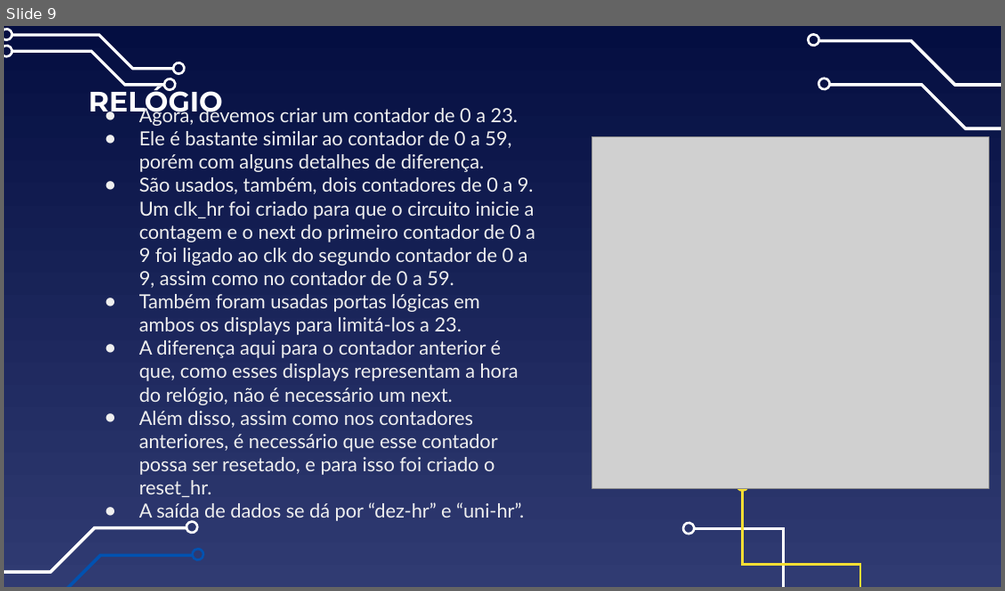
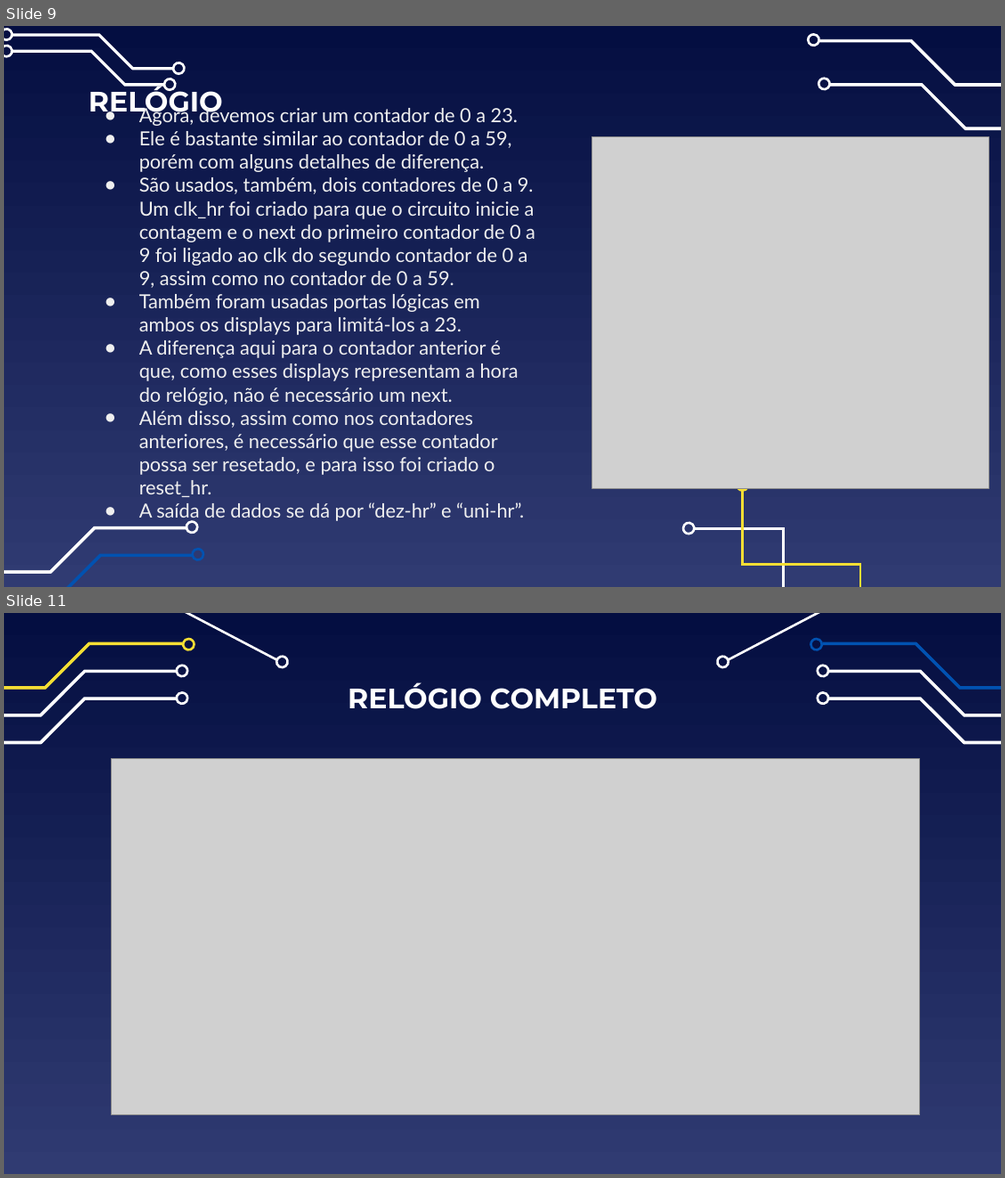
Before and after one commit to IgorTorquatto/Circuitos_Digitais, a slide deck: Trabalho_2_Circuitos_Digitais/TRABALHO.pptx. Shown one above the other, each under a label of ours: slide 9 before the commit, slides 9 and 11 after it; the slides between them are not shown. The pictures are 1005x591 and 1005x1178 pixels, drawn with LibreOffice and Linux fonts; fonts in the diff are those of the drawing; grey boxes stand for pictures. Boxes give left, top, right and bottom in pixels: in the first picture for what was removed or moved away, otherwise in the second. Text is boxed around its words. In the diff, an @@ line names an element or a change of style, - is before the commit and + after.

```diff
--- a/Trabalho_2_Circuitos_Digitais/TRABALHO.pptx
+++ b/Trabalho_2_Circuitos_Digitais/TRABALHO.pptx
@@ slide 11 added at (4,613,1001,1174), background gradient #040E41 to #303B72 @@
@@ group added at (4,613,289,744): 8 freeform shapes @@
@@ group added at (716,613,1001,744): 8 freeform shapes @@
@@ title added at (348,682,657,709), 27 pt, text #FFFFFF, bold @@
+RELÓGIO COMPLETO
@@ picture added at (112,759,920,1115) @@
```
Also in this commit, not shown: 10 other slides added, 10 other files.
